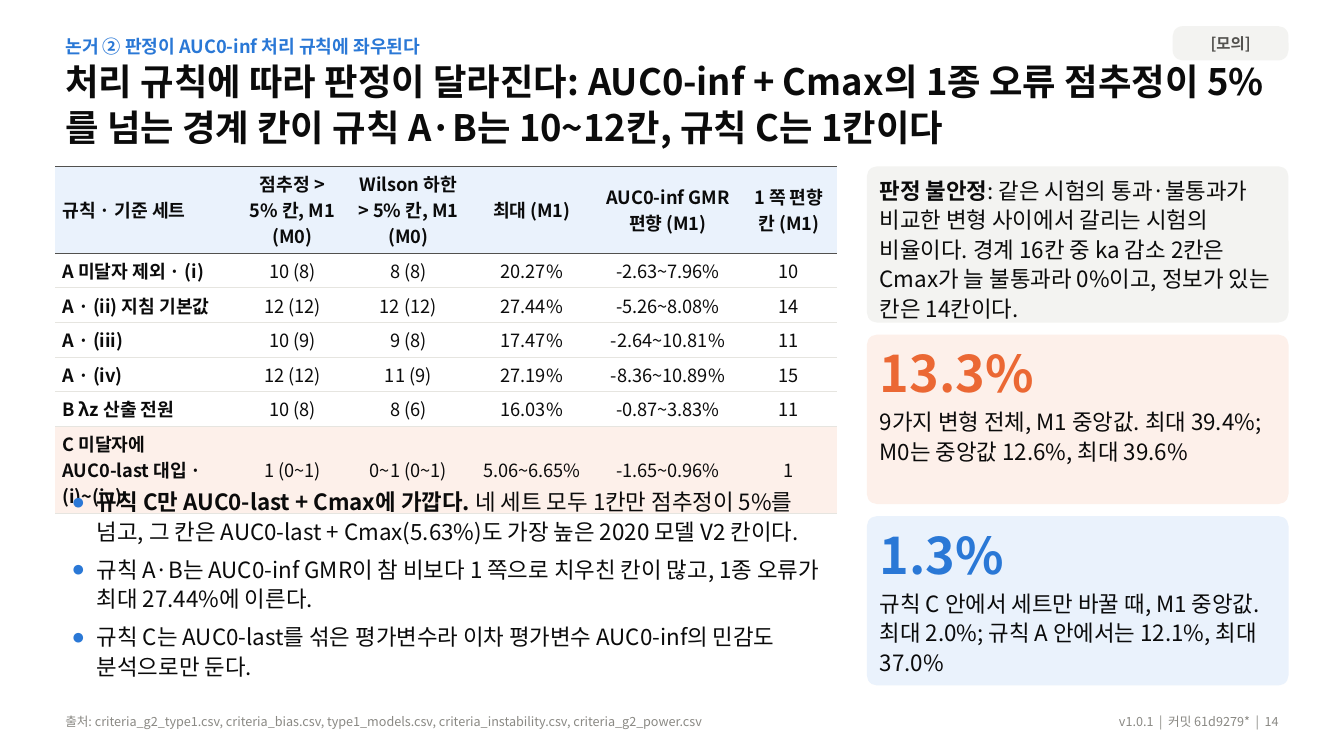
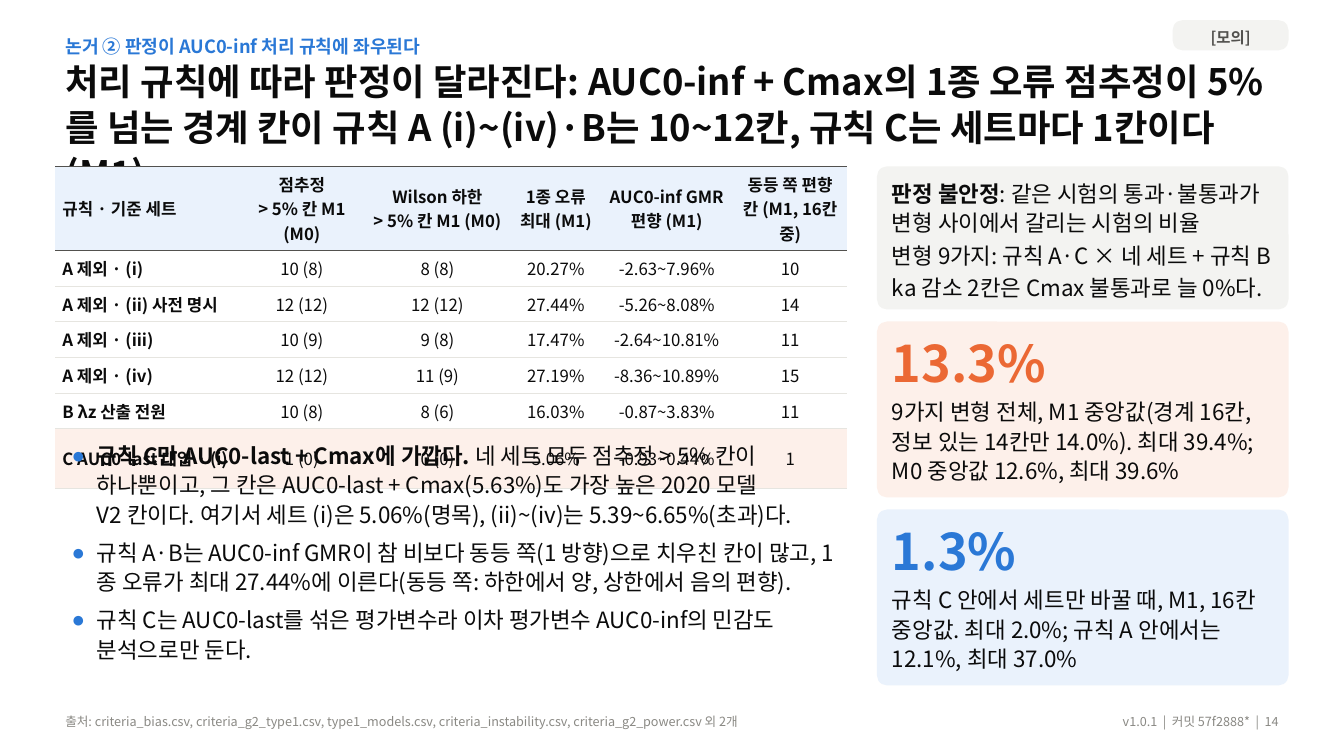
Before and after one commit to DHKQSP/dupilumab-sim, a slide deck: slide 14 of reports/deck/dupilumab_endpoint_results_v1.0.1.pptx. Drawn at 1344x756 pixels with LibreOffice and Linux fonts; fonts in the diff are those of the drawing. Boxes give left, top, right and bottom in pixels: in the first picture for what was removed or moved away, otherwise in the second. Text is boxed around its words. In the diff, an @@ line names an element or a change of style, - is before the commit and + after.

```diff
--- a/reports/deck/dupilumab_endpoint_results_v1.0.1.pptx
+++ b/reports/deck/dupilumab_endpoint_results_v1.0.1.pptx
@@ rounded rectangle "[모의]": place and size @@
-rounded rectangle "[모의]" at [1173, 26, 1289, 60]
+rounded rectangle "[모의]" at [1173, 20, 1289, 50]
@@ text at [65, 64, 1264, 149]: text changed @@
-처리 규칙에 따라 판정이 달라진다: AUC0‑inf + Cmax의 1종 오류 점추정이 5%를 넘는 경계 칸이 규칙 A·B는 10~12칸, 규칙 C는 1칸이다
+처리 규칙에 따라 판정이 달라진다: AUC0‑inf + Cmax의 1종 오류 점추정이 5%를 넘는 경계 칸이 규칙 A (i)~(iv)·B는 10~12칸, 규칙 C는 세트마다 1칸이다(M1)
@@ table at [55, 166, 847, 474] @@
-row 1: 규칙 · 기준 세트 | 점추정 > 5% 칸, M1 (M0) | Wilson 하한 > 5% 칸, M1 (M0) | 최대 (M1) | AUC0‑inf GMR 편향 (M1) | 1 쪽 편향 칸 (M1)
+row 1: 규칙 · 기준 세트 | 점추정 > 5% 칸 M1 (M0) | Wilson 하한 > 5% 칸 M1 (M0) | 1종 오류 최대 (M1) | AUC0‑inf GMR 편향 (M1) | 동등 쪽 편향 칸 (M1, 16칸 중)
-row 2, column 1: A 미달자 제외 · (i)
+row 2, column 1: A 제외 · (i)
-row 3, column 1: A · (ii) 지침 기본값
+row 3, column 1: A 제외 · (ii) 사전 명시
-row 4, column 1: A · (iii)
+row 4, column 1: A 제외 · (iii)
-row 5, column 1: A · (iv)
+row 5, column 1: A 제외 · (iv)
-row 7: C 미달자에 AUC0‑last 대입 · (i)~(iv) | 1 (0~1) | 0~1 (0~1) | 5.06~6.65% | -1.65~0.96% | 1
+row 7: C AUC0‑last 대입 · (i) | 1 (0) | 0 (0) | 5.06% | -0.93~0.44% | 1
@@ size 13 to 12 pt in "규칙 · 기준 세트", "AUC0‑inf GMR 편향 (M1)", "10 (8)", "8 (8)" and 25 more places @@
@@ more space between paragraphs @@
@@ table: place and size @@
-table at [55, 166, 837, 513]
+table at [55, 166, 847, 474]
@@ proportions changed in 4 elements at [1173, 20, 1289, 50], [877, 509, 1289, 686], [877, 322, 1289, 498], [877, 166, 1289, 310] @@
@@ rounded rectangle "판정 불안정: 같은 시험의 통과·불통과가 ...": place and size @@
-rounded rectangle "판정 불안정: 같은 시험의 통과·불통과가 ..." at [867, 166, 1289, 323]
+rounded rectangle "판정 불안정: 같은 시험의 통과·불통과가 ..." at [877, 166, 1289, 310]
@@ text in rounded rectangle at [892, 183, 1271, 298]: text changed @@
-판정 불안정: 같은 시험의 통과·불통과가 비교한 변형 사이에서 갈리는 시험의 비율이다. 경계 16칸 중 ka 감소 2칸은 Cmax가 늘 불통과라 0%이고, 정보가 있는 칸은 14칸이다.
+판정 불안정: 같은 시험의 통과·불통과가 변형 사이에서 갈리는 시험의 비율
+변형 9가지: 규칙 A·C × 네 세트 + 규칙 B
+ka 감소 2칸은 Cmax 불통과로 늘 0%다.
@@ rounded rectangle "13.3%": place and size @@
-rounded rectangle "13.3%" at [867, 335, 1289, 504]
+rounded rectangle "13.3%" at [877, 322, 1289, 498]
@@ text in rounded rectangle at [892, 401, 1254, 483]: text changed @@
-9가지 변형 전체, M1 중앙값. 최대 39.4%; M0는 중앙값 12.6%, 최대 39.6%
+9가지 변형 전체, M1 중앙값(경계 16칸, 정보 있는 14칸만 14.0%). 최대 39.4%; M0 중앙값 12.6%, 최대 39.6%
@@ text "규칙 C만 AUC0‑last + Cmax에 ...": place and size @@
-text "규칙 C만 AUC0‑last + Cmax에 ..." at [97, 488, 819, 677]
+text "규칙 C만 AUC0‑last + Cmax에 ..." at [97, 445, 816, 660]
@@ text at [97, 445, 816, 595]: text changed @@
-● 규칙 C만 AUC0‑last + Cmax에 가깝다. 네 세트 모두 1칸만 점추정이 5%를 넘고, 그 칸은 AUC0‑last + Cmax(5.63%)도 가장 높은 2020 모델 V2 칸이다.
-● 규칙 A·B는 AUC0‑inf GMR이 참 비보다 1 쪽으로 치우친 칸이 많고, 1종 오류가 최대 27.44%에 이른다.
+● 규칙 C만 AUC0‑last + Cmax에 가깝다. 네 세트 모두 점추정 > 5% 칸이 하나뿐이고, 그 칸은 AUC0‑last + Cmax(5.63%)도 가장 높은 2020 모델 V2 칸이다. 여기서 세트 (i)은 5.06%(명목), (ii)~(iv)는 5.39~6.65%(초과)다.
+● 규칙 A·B는 AUC0‑inf GMR이 참 비보다 동등 쪽(1 방향)으로 치우친 칸이 많고, 1종 오류가 최대 27.44%에 이른다(동등 쪽: 하한에서 양, 상한에서 음의 편향).
@@ rounded rectangle "1.3%": place and size @@
-rounded rectangle "1.3%" at [867, 516, 1289, 686]
+rounded rectangle "1.3%" at [877, 509, 1289, 686]
@@ text in rounded rectangle at [892, 589, 1255, 671]: text changed @@
-규칙 C 안에서 세트만 바꿀 때, M1 중앙값. 최대 2.0%; 규칙 A 안에서는 12.1%, 최대 37.0%
+규칙 C 안에서 세트만 바꿀 때, M1, 16칸 중앙값. 최대 2.0%; 규칙 A 안에서는 12.1%, 최대 37.0%
@@ text at [65, 715, 738, 729]: text changed @@
-출처: criteria_g2_type1.csv, criteria_bias.csv, type1_models.csv, criteria_instability.csv, criteria_g2_power.csv
+출처: criteria_bias.csv, criteria_g2_type1.csv, type1_models.csv, criteria_instability.csv, criteria_g2_power.csv 외 2개
@@ text at [1123, 715, 1279, 727]: text changed @@
-v1.0.1 | 커밋 61d9279* | 14
+v1.0.1 | 커밋 57f2888* | 14
```
Also in this commit, not shown: 31 other slides changed, 21 other files.
